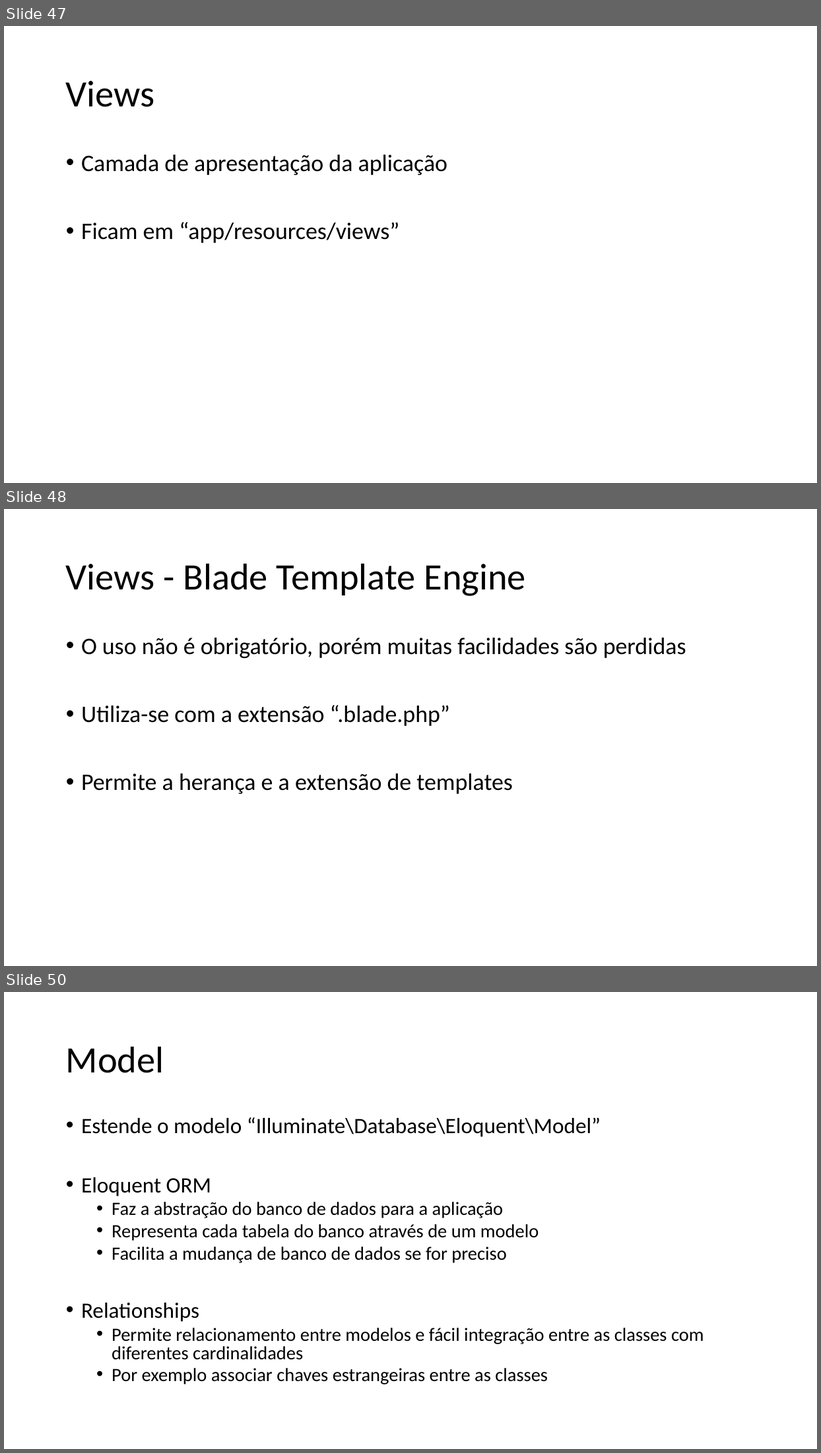
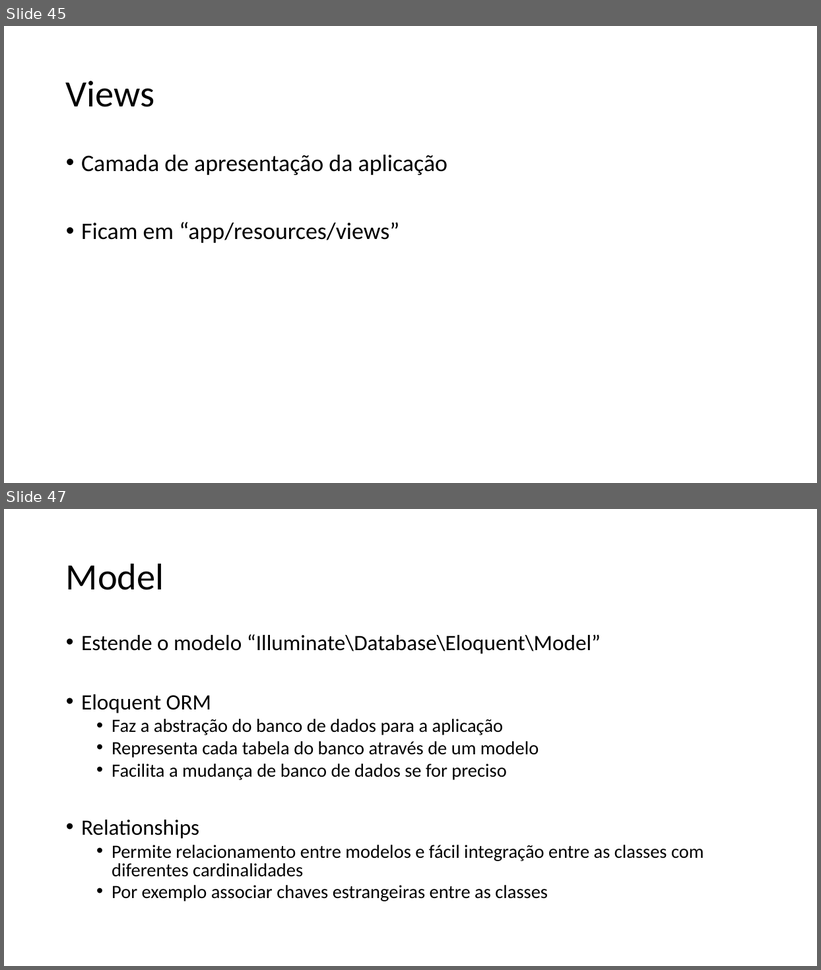
Before and after one commit to renanpupin/fct-blog, a slide deck: Introdução a APIs RESTful com PHP Laravel 5.pptx. Shown one above the other, each under a label of ours: slides 47, 48 and 50 before the commit, slides 45 and 47 after it; the slides between them are not shown. The pictures are 821x1453 and 821x970 pixels, drawn with LibreOffice and Linux fonts; fonts in the diff are those of the drawing. Boxes give left, top, right and bottom in pixels: in the first picture for what was removed or moved away, otherwise in the second. Text is boxed around its words. In the diff, an @@ line names an element or a change of style, - is before the commit and + after.

```diff
--- a/Introdução a APIs RESTful com PHP Laravel 5.pptx
+++ b/Introdução a APIs RESTful com PHP Laravel 5.pptx
@@ slide 48 removed at <box>4,509,817,966</box>, background #FFFFFF @@
@@ title removed at <box>66,563,525,596</box> @@
-Views - Blade Template Engine
@@ text removed at <box>81,638,686,794</box> @@
-• O uso não é obrigatório, porém muitas facilidades são perdidas
-• Utiliza-se com a extensão “.blade.php”
-• Permite a herança e a extensão de templates
@@ what was slide 47 is now slide 45 @@
@@ what was slide 50 is now slide 47 @@
```
Also in this commit, not shown: 7 slides changed, 2 other slides removed.
